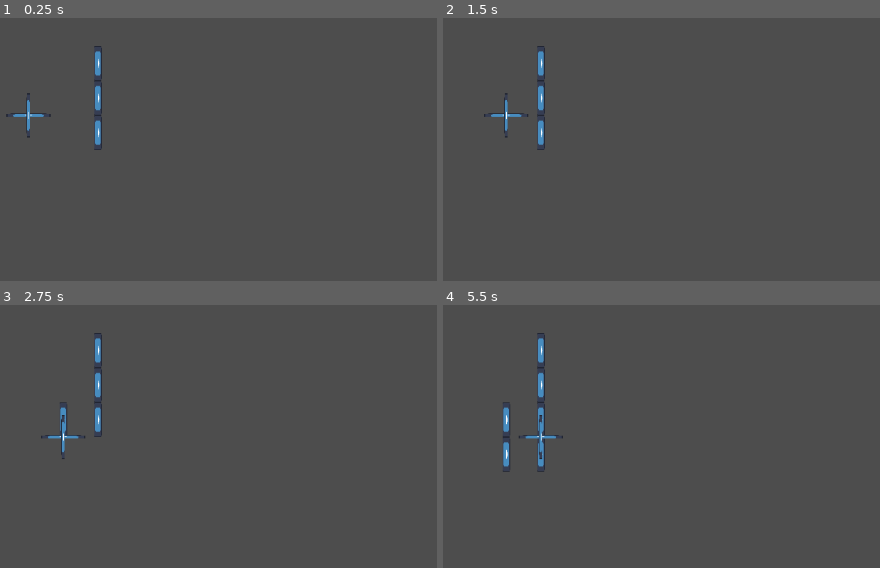
Above: before the commit, frames 1-4 (two rows, left to right).
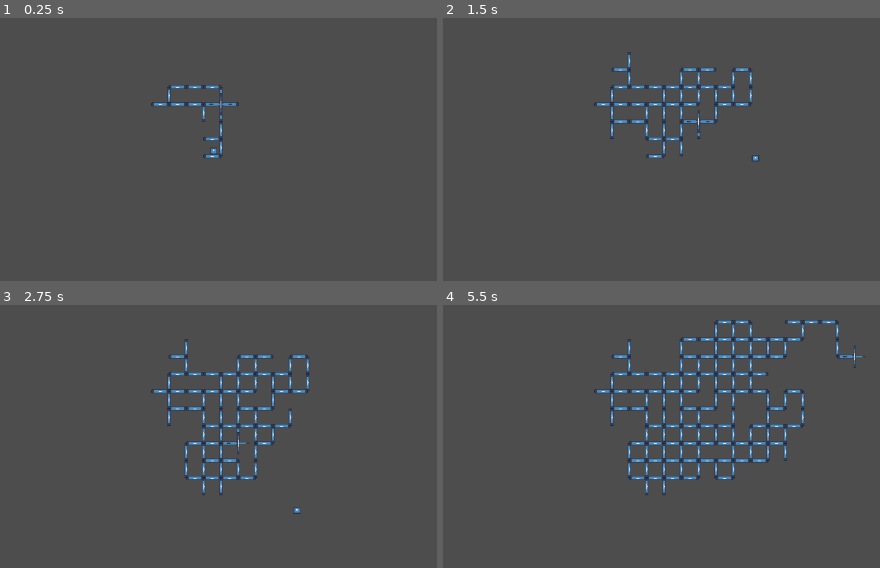
Above: after the commit, the same moments.

Repository: Kurooco/TwoDays
Game: Godot game, scene res://main.tscn
The game is run twice, just before and just after one commit, with the same random seed, the same clock (stepped at 60 frames per second) and the same inputs. The engine's default icon, where the game draws it, is replaced by a stand-in: a white triangle on a blue panel in a dark square.
Inputs:
- Up to frame 1 (0.25 s): no input
- Up to frame 2 (1.5 s): tap Enter at 0.5 s; hold W (up) 0.53-1.28 s; hold D (right) from 0.53 s (still down); tap Space at 1.25 s; tap W (up) at 1.35 s
- Up to frame 3 (2.75 s): tap W (up) at 1.52, 1.82 s; release D (right) at 2.03 s; hold A (left) from 2.03 s (still down); hold W (up) from 2.03 s (still down)
- Up to frame 4 (5.5 s): release A (left) at 2.78 s; release W (up) at 2.78 s; hold D (right) 2.78-4.28 s; tap W (up) at 2.85, 3.02, 3.32, 4.35, 4.52, 4.82 s; hold W (up) 3.53-4.28 s; tap Enter at 4.25 s; hold A (left) 4.28-5.03 s; hold D (right) from 5.03 s (still down); hold W (up) from 5.03 s (still down)

The runs differ from the first frame. In frame 1, 1.4% of the frame differs, in the area x 1-55%, y 10-54%; in frame 2, 2.7%; in frame 3, 3.8%; in frame 4, 6.5%, in the area x 13-97%, y 5-73%.

Commit message:
made collision invisible, added borders to grid, and prevented overlap of pieces

Diff:
--- a/builder.gd
+++ b/builder.gd
@@ -11,6 +11,7 @@
 
 # Called when the node enters the scene tree for the first time.
 func _ready():
+	move_and_place(1)
 	for i in 10:
 		move_random_and_place()
 
@@ -19,16 +20,26 @@
 func _process(delta):
 	pass
 
-func move_random_and_place():
-	var direction = move_random()
+func move_and_place(dir):
+	var direction = move(dir)
+
+	# Check to make sure this spot is not occupied
+	var placement_position = global_position + (direction_map[direction] * (GRID_HEIGHT if direction % 2 == 0 else GRID_WIDTH)/-2)
+	if(taken_spots.has(placement_position)):
+		return
+
+	# Place piece
 	var new_piece
 	if(direction % 2 == 0):
 		new_piece = pole.instantiate()
 	else:
 		new_piece = platform.instantiate()
+	new_piece.global_position = placement_position
+	taken_spots[placement_position] = new_piece
+	worldmap.add_child.call_deferred(new_piece)
 
-	new_piece.position = position + (direction_map[direction] * (GRID_HEIGHT if direction % 2 == 0 else GRID_WIDTH)/-2)
-	worldmap.add_child.call_deferred(new_piece)
+func move_random_and_place():
+	move_and_place(randi()%4)
 
 func move_random():
 	var direction = randi()%4;
@@ -36,9 +47,12 @@
 	return direction
 
 func move(direction):
-	position += direction_map[direction] * (GRID_HEIGHT if direction % 2 == 0 else GRID_WIDTH)
+	var prev_position = Vector2(global_position)
+	var size = get_viewport_rect().size
+	global_position += direction_map[direction] * (GRID_HEIGHT if direction % 2 == 0 else GRID_WIDTH)
+	if global_position.x > size.x || global_position.x < -size.x || global_position.y > size.y || global_position.y < -size.y:
+		global_position = prev_position
 	return direction
-
 
 func _on_timer_timeout():
 	move_random_and_place()
--- a/builder.tscn
+++ b/builder.tscn
@@ -17,6 +17,7 @@
 texture = ExtResource("1_u8jal")
 
 [node name="Timer" type="Timer" parent="."]
+wait_time = 0.001
 autostart = true
 
 [connection signal="timeout" from="Timer" to="." method="_on_timer_timeout"]
--- a/main.tscn
+++ b/main.tscn
@@ -7,17 +7,14 @@
 
 [node name="Main" type="Node2D"]
 
-[node name="StaticBody2D" parent="." instance=ExtResource("1_ok1pe")]
-position = Vector2(519, 359)
-
-[node name="StaticBody2D2" parent="." instance=ExtResource("1_ok1pe")]
-position = Vector2(569, 444)
-
 [node name="Node2D" parent="." instance=ExtResource("2_0ju8v")]
 position = Vector2(508, 249)
 
 [node name="Builder" parent="." node_paths=PackedStringArray("worldmap") instance=ExtResource("3_wdqlh")]
-position = Vector2(663, 309)
+position = Vector2(479, 288)
 platform = ExtResource("1_ok1pe")
 pole = ExtResource("4_jeu6f")
 worldmap = NodePath("..")
+
+[node name="Camera2D" type="Camera2D" parent="."]
+zoom = Vector2(0.5, 0.5)
--- a/platform.tscn
+++ b/platform.tscn
@@ -1,4 +1,6 @@
-[gd_scene load_steps=2 format=3 uid="uid://cq78ane1yx2ai"]
+[gd_scene load_steps=3 format=3 uid="uid://cq78ane1yx2ai"]
+
+[ext_resource type="Texture2D" uid="uid://54xw02u713du" path="res://icon.svg" id="1_xt77i"]
 
 [sub_resource type="RectangleShape2D" id="RectangleShape2D_ccusl"]
 size = Vector2(50, 10)
@@ -11,4 +13,10 @@
 rotation = -3.14159
 shape = SubResource("RectangleShape2D_ccusl")
 one_way_collision = true
-one_way_collision_margin = 16.1
+one_way_collision_margin = 5.0
+
+[node name="Sprite2D" type="Sprite2D" parent="."]
+z_index = -1
+position = Vector2(-7.62939e-06, -0.157488)
+scale = Vector2(0.397165, 0.0870494)
+texture = ExtResource("1_xt77i")
--- a/player.gd
+++ b/player.gd
@@ -2,23 +2,28 @@
 
 
 const SPEED = 300.0
-const JUMP_VELOCITY = -400.0
+const JUMP_VELOCITY = -320.0
+const TERMINAL_VELOCITY = 150
 
 # Get the gravity from the project settings to be synced with RigidBody nodes.
 var gravity = ProjectSettings.get_setting("physics/2d/default_gravity")
-
+var has_jump = true
 
 func _physics_process(delta):
 	# Add the gravity.
 	if not is_on_floor():
 		velocity.y += gravity * delta
+		if(velocity.y > TERMINAL_VELOCITY):
+			velocity.y = TERMINAL_VELOCITY
 
 	# Handle jump.
-	if Input.is_action_just_pressed("up") and is_on_floor():
+	if(is_on_floor()):
+		has_jump = true
+	if Input.is_action_pressed("up") and has_jump:
 		velocity.y = JUMP_VELOCITY
+		has_jump = false
 
 	# Get the input direction and handle the movement/deceleration.
-	# As good practice, you should replace UI actions with custom gameplay actions.
 	var direction = Input.get_axis("left", "right")
 	if direction:
 		velocity.x = direction * SPEED
--- a/player.tscn
+++ b/player.tscn
@@ -1,6 +1,7 @@
-[gd_scene load_steps=3 format=3 uid="uid://7gp3tb8il7xm"]
+[gd_scene load_steps=4 format=3 uid="uid://7gp3tb8il7xm"]
 
 [ext_resource type="Script" path="res://player.gd" id="1_12cno"]
+[ext_resource type="Texture2D" uid="uid://54xw02u713du" path="res://icon.svg" id="2_tipfi"]
 
 [sub_resource type="RectangleShape2D" id="RectangleShape2D_cg5n3"]
 
@@ -12,3 +13,8 @@
 [node name="CollisionShape2D" type="CollisionShape2D" parent="CharacterBody2D"]
 shape = SubResource("RectangleShape2D_cg5n3")
 debug_color = Color(0, 0.639216, 0.368627, 0.419608)
+
+[node name="Sprite2D" type="Sprite2D" parent="CharacterBody2D"]
+position = Vector2(5.96046e-08, 2.98023e-08)
+scale = Vector2(0.160156, 0.160156)
+texture = ExtResource("2_tipfi")
